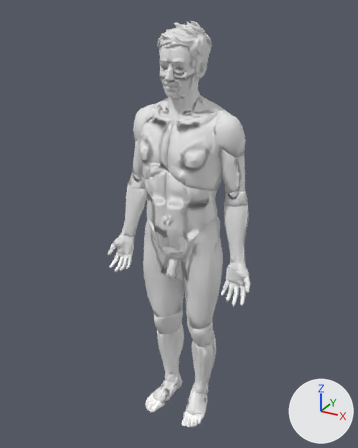
The glTF model demos/anatomy-studio/assets/regions.glb as it was, and as the next commit left it.
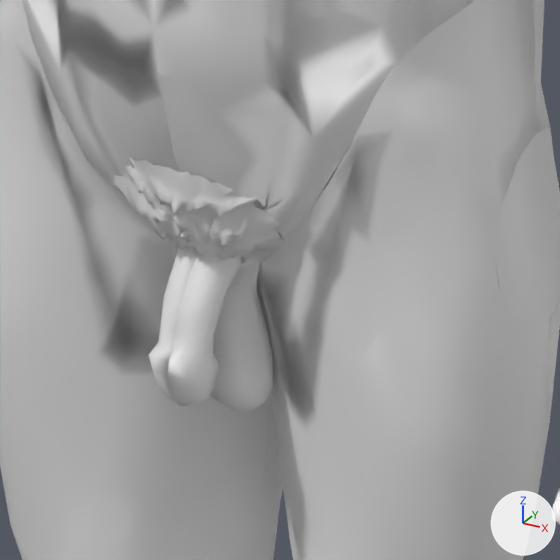
The first picture shows the older version from a camera (50 mm lens) standing at (0.907, -1.656, 1.782) and looking at (-0.026, 0.04, 0.934). The close-ups show the older and then the newer version on the part from 41% to 62% of the width and 50% to 67% of the height of that picture. Only the edits that show in the close-ups are written down. Arrows for +X, +Y and +Z are at lower right; the lights stay in place. Where no turn or scale is listed for an object, it has been applied to the vertices. Vertices at exactly the same position are counted once.

Names of what the first close-up shows: 'regions__anterior-region-of-thigh-l', 'regions__anterior-region-of-thigh-r', 'regions__femoral-region-l', 'regions__femoral-region-r', 'regions__gluteal-region-l', 'regions__hairs', 'regions__regions-of-abdomen-l', 'regions__regions-of-abdomen-r', 'regions__regions-of-lower-limb-l', 'regions__regions-of-perineum-l', 'regions__regions-of-perineum-r' and 2 more.
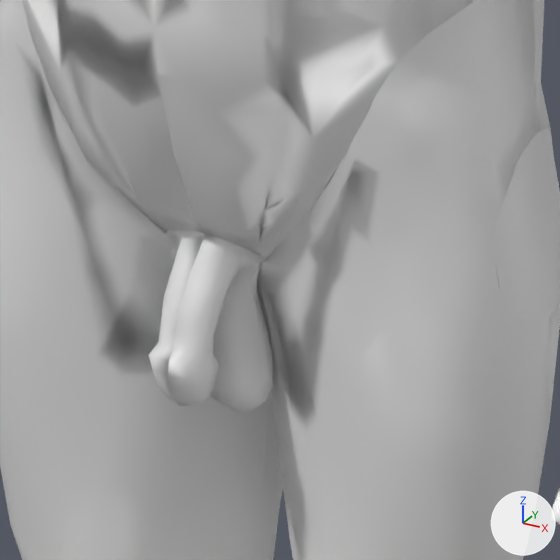
Where the newer file only moved an object's origin or applied its transform, the numbers keep the older frame.

Edits to the bpy script that builds the scene:
```text
Change me_anterior_region_of_thigh_002:
    used by ob_regions__anterior_region_of_thigh_r; location = (-0.0928, -0.0012, 0.7484)
    remove me_anterior_region_of_thigh_002.from_pydata(...)  # 373 vertices, 776 faces; spans x -0.089..0.089, y -0.063..0.063, z -0.258..0.258
    add me_anterior_region_of_thigh_002.from_pydata(...)  # 377 vertices, 784 faces; spans x -0.089..0.089, y -0.063..0.063, z -0.258..0.258
    me_anterior_region_of_thigh_002 part 1
    4 vertices are removed from x 0.031..0.08, y -0.045..0.021, z -0.16..0.045
    29 faces are deleted
    8 vertices are added at x 0.03..0.081, y -0.048..0.023, z -0.168..0.053
    37 new faces join them
Change me_hairs_of_head_001:
    used by ob_regions__hairs; location = (-0.0051, 0.0323, 1.2726)
    remove me_hairs_of_head_001.from_pydata(...)  # 3411 vertices, 6672 faces; spans x -0.098..0.098, y -0.116..0.116, z -0.461..0.461
    add me_hairs_of_head_001.from_pydata(...)  # 3099 vertices, 6190 faces; spans x -0.098..0.098, y -0.104..0.116, z 0.242..0.461
    me_hairs_of_head_001 part 2: the loose piece of 463 vertices spanning x -0.05..0.062, y -0.116..-0.073, z -0.461..-0.39 is deleted
    other edits to the shape of me_hairs_of_head_001 do not show in these pictures
```

Boxes (x1, y1, x2, y2) around the edits, measured in the close-ups (560 x 560 px; the box of a moved part takes in the faces that stretch with it):
part 1 of me_anterior_region_of_thigh_002, moved or reshaped
    both: (90, 212, 168, 560)
part 2 of me_hairs_of_head_001, deleted
    before: (113, 156, 285, 264)
